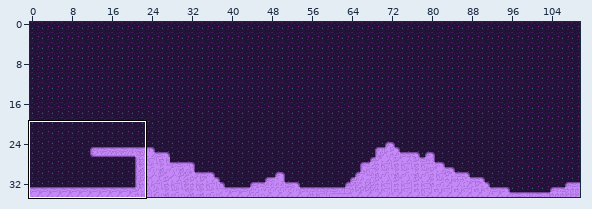
Two states of a Tiled map, assets/map/level_1_map.tmx. Above: a wide view before the commit, with the close-up outlined.
Close-up. Before the commit:
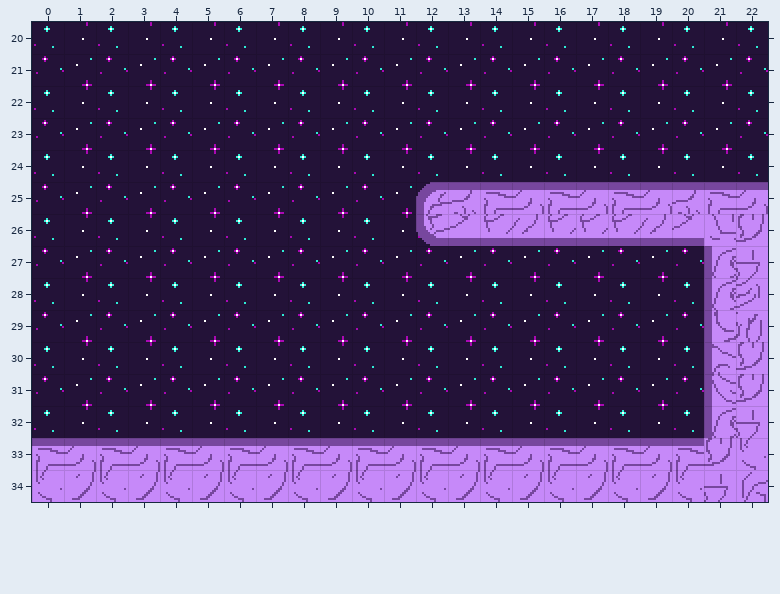
Cells are 32x32 px. Shown: x 0..22, y 20..34. The commit also changed other parts of the map, which this record leaves out.
After:
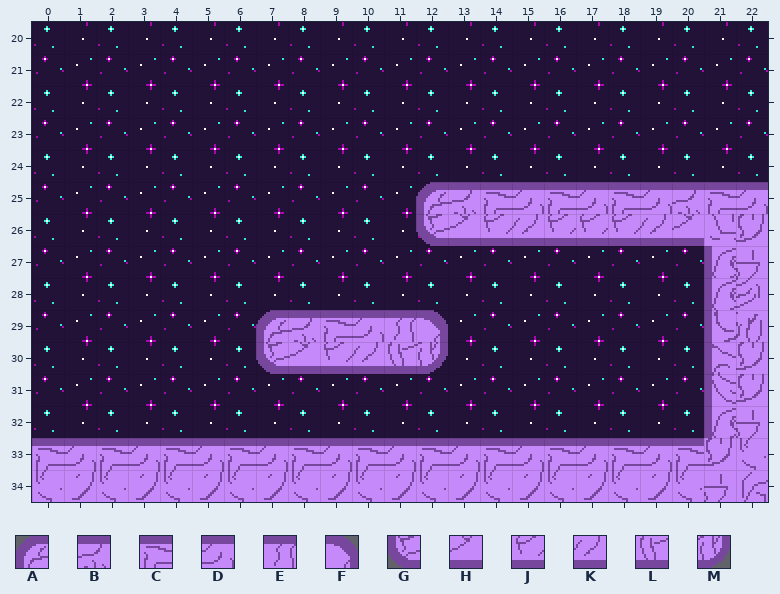
Key: from "level_1_Ground": A 0, B 1, C 2, D 3, E 4, F 5, G 30, H 31, J 32, K 33, L 34, M 35.
_ is an empty cell.
Diff:
Changed rows in their new state; . is an unchanged cell.
Layer "ground":
first column x 7:
29 ABCDEF
30 GHJKLM
Changed places in both close-ups, as pixel boxes (x1, y1, x2, y2):
added: (256, 310, 448, 374)
